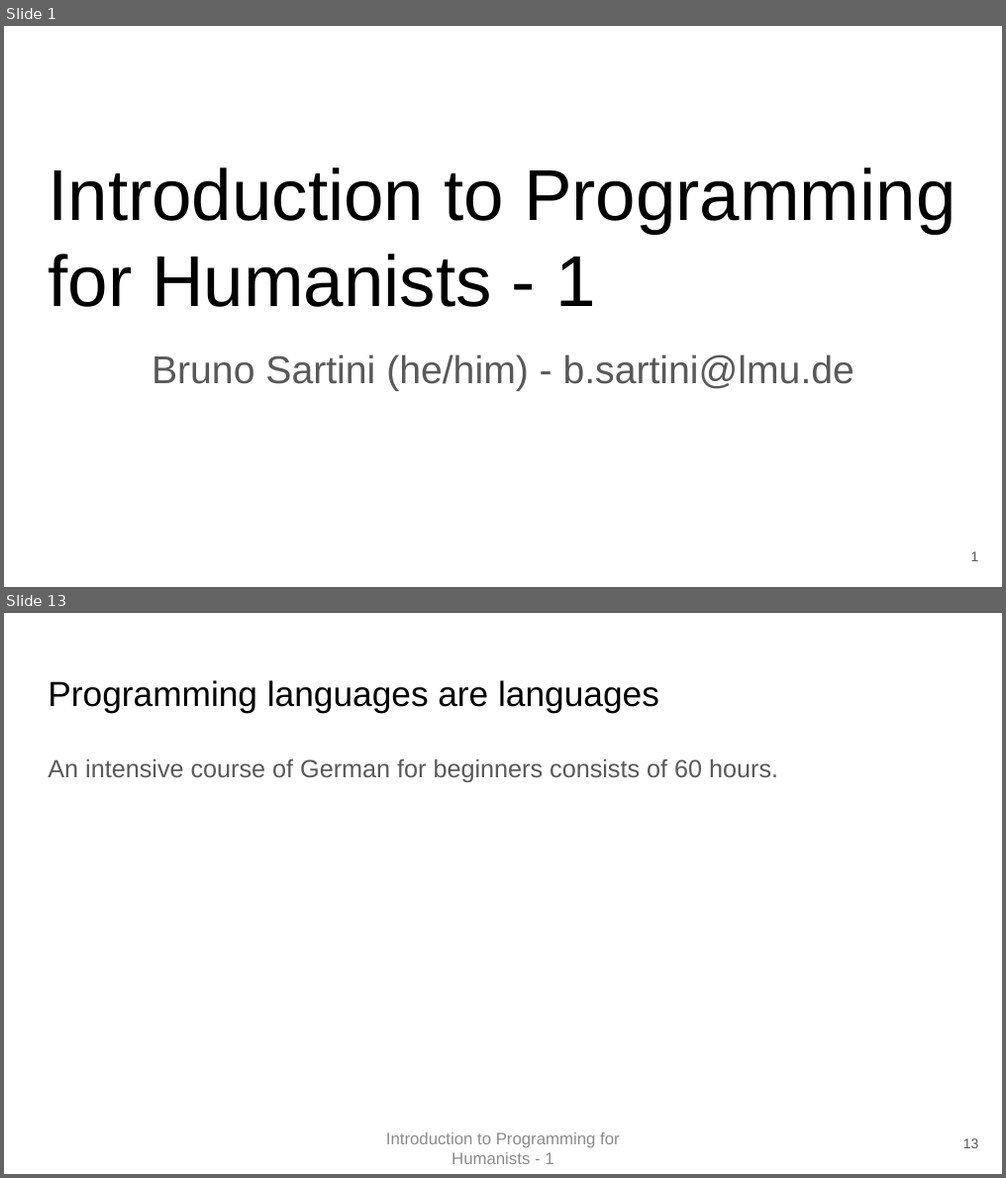
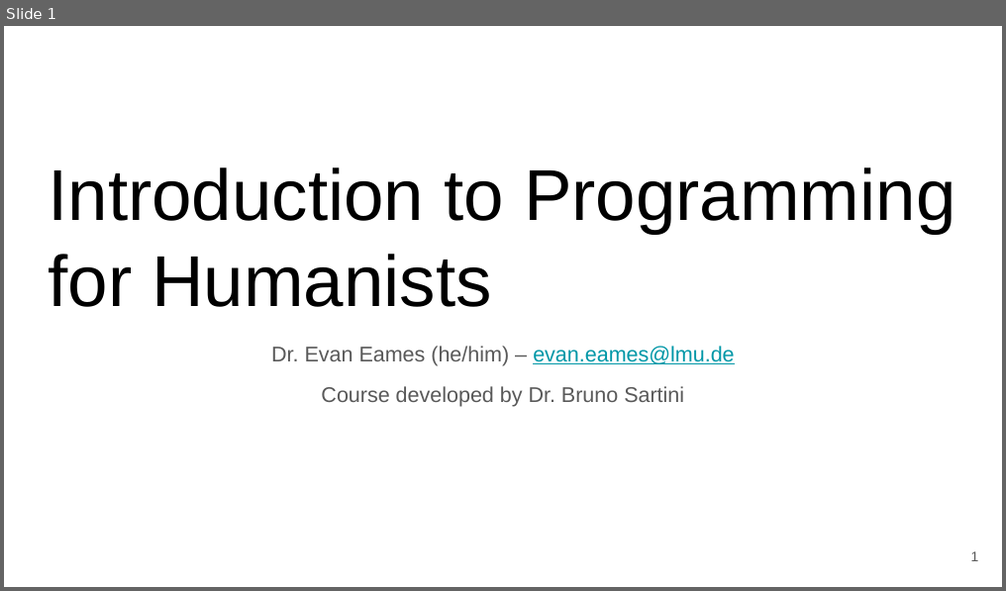
Before and after one commit to EvanEames/IPFH2526, a slide deck: week1/First Class.pptx. Shown one above the other, each under a label of ours: slides 1 and 13 before the commit, slide 1 after it; the slides between them are not shown. The pictures are 1006x1178 and 1006x591 pixels, drawn with LibreOffice and Linux fonts; fonts in the diff are those of the drawing. Boxes give left, top, right and bottom in pixels: in the first picture for what was removed or moved away, otherwise in the second. Text is boxed around its words. In the diff, an @@ line names an element or a change of style, - is before the commit and + after.

```diff
--- a/week1/First Class.pptx
+++ b/week1/First Class.pptx
@@ slide 13 removed at bbox=[4, 613, 1002, 1174], background #FFFFFF @@
@@ title removed at bbox=[48, 680, 659, 712] @@
-Programming languages are languages
@@ text removed at bbox=[48, 759, 778, 782] @@
-An intensive course of German for beginners consists of 60 hours.
@@ text removed at bbox=[386, 1133, 620, 1164] @@
-Introduction to Programming for Humanists - 1
@@ page number removed at bbox=[963, 1139, 979, 1149] @@
-13
@@ slide 1 changed as well @@
@@ title at bbox=[48, 168, 955, 307]: text changed @@
-Introduction to Programming for Humanists - 1
+Introduction to Programming for Humanists
@@ subtitle at bbox=[271, 346, 734, 407]: text changed; size 28 to 15.4 pt @@
-Bruno Sartini (he/him) - b.sartini@lmu.de
+Dr. Evan Eames (he/him) – evan.eames@lmu.de
+Course developed by Dr. Bruno Sartini
```
Also in this commit, not shown: 14 other slides changed, 21 other slides removed, 3 other files.
